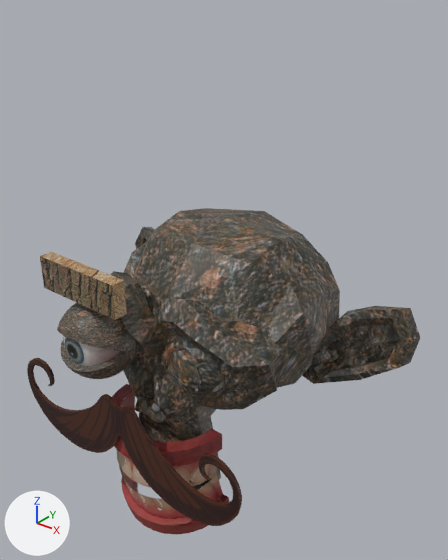
What one commit did to the Blender file Animação/Resources/models/face.blend.
Both versions are drawn from a camera (50 mm lens) standing at (5.48, -4.93, 8.24) and looking at (-0.06, 1.98, 3.95). The axes (+X, +Y, +Z) are drawn at lower left. The lights are the same throughout.

Names of what the first picture shows: 'MonkeyHead', 'MouthBot', 'MouthUp', 'Stache', 'eye', 'eyebrow', 'eyelid', 'eyelid.001'.
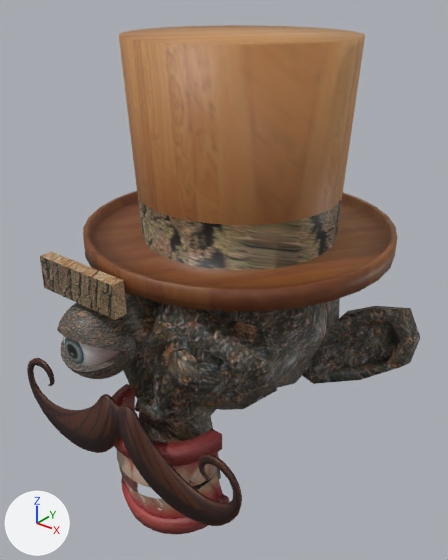
Location of each change, [x1, y1, x2, y2] in pixels of the pictures (448 x 560 px):
'Cylinder.002', added (brown): after [83, 25, 397, 312]
part 1 of me_monkey, shading changed: [121, 291, 420, 490] in both

What changed in the scene script:
```text
Change me_monkey:
    where me_monkey.from_pydata(...)  # 507 vertices, 500 faces; spans x -1.37..1.37, y -0.98..0.98, z -0.85..0.85
    used by ob_monkeyhead; location = (0.0, 1.81, 2.96); rotation_euler = (1.571, 0.0, 0.0), in degrees (90, 0, 0); scale = (2.1, 2.1, 2.1)
    me_monkey part 1: all faces are now shaded smooth (500 of 500 changed)
Add me_cylinder_001:
    me_cylinder_001.from_pydata(...)  # 258 vertices, 288 faces; spans x -2.38..2.38, y -2.15..2.61, z 0.15..3.15
    me_cylinder_001.polygons.foreach_set('use_smooth', [True] * 288)
    me_cylinder_001.materials.append(mat_wooden_png)  # picture img_wooden_png
Add ob_cylinder_002:
    ob_cylinder_002 = bpy.data.objects.new('Cylinder.002', me_cylinder_001)
    ob_cylinder_002.location = (0.0, 2.06, 4.42)
```
